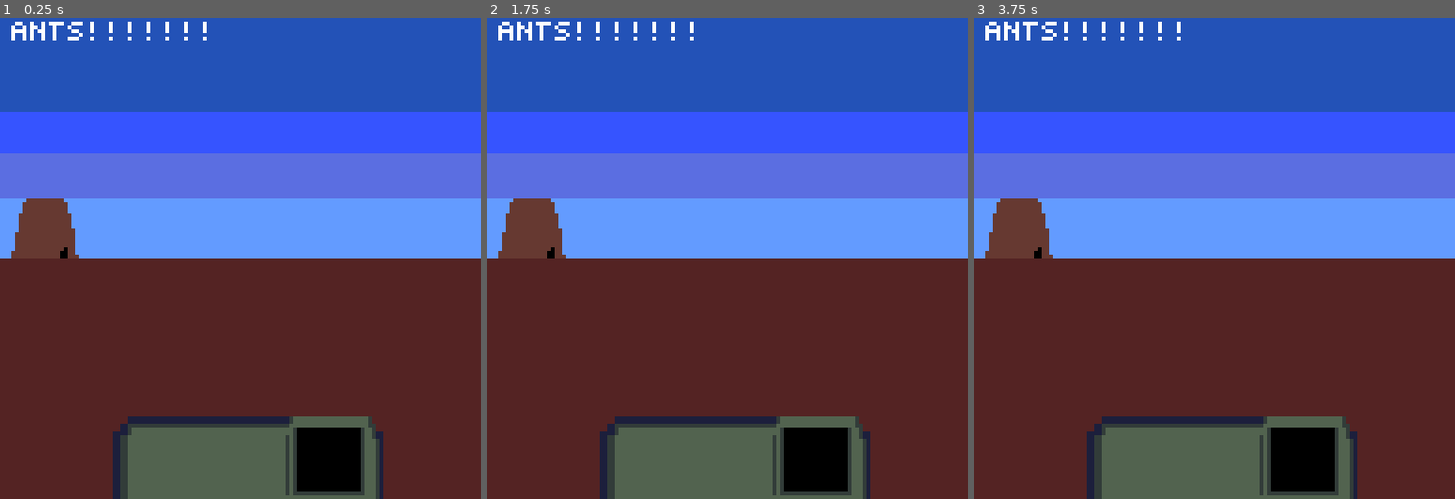
Above: before the commit, frames 1-3 (left to right).
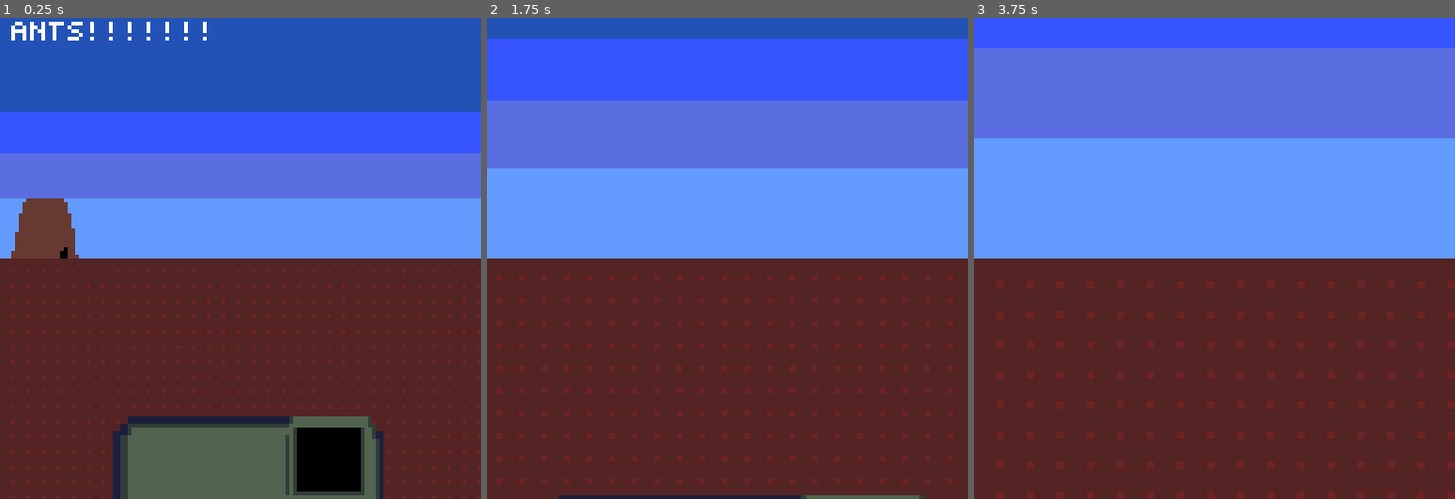
Above: after the commit, the same moments.

Repository: DylanLem/LD56-tinycreatures
Game: Godot game, scene res://main.tscn
Same seed, same stepped clock (60 frames per second), same inputs: the game is played once before the commit and once after it.
Inputs (mouse positions are in pixels of both pictures, inside the frame that each line leads up to):
- Up to frame 1 (0.25 s): no input
- Up to frame 2 (1.75 s): tap Enter at 0.5 s; move the mouse to (833, 234) at 0.52 s; tap Mouse wheel up (ZoomIn, bound only after the commit) at 0.6, 1.55 s; tap Mouse wheel down (ZoomOut, bound only after the commit) at 0.8, 1.35 s; tap Space at 1.25 s; move the mouse to (631, 282) at 1.27 s
- Up to frame 3 (3.75 s): tap Enter at 2, 3.5 s; move the mouse to (1262, 152) at 2.02 s; tap Mouse wheel up (ZoomIn, bound only after the commit) at 2.1, 3.05, 3.6 s; tap Mouse wheel down (ZoomOut, bound only after the commit) at 2.3, 2.85 s; tap Space at 2.75 s; move the mouse to (1190, 354) at 2.77 s; move the mouse to (1358, 330) at 3.52 s

The runs differ from the first frame. In frame 1, 2.5% of the frame differs, in the area x 2-100%, y 52-100%; in frame 2, 44%; in frame 3, 51%, in the area x 0-100%, y 0-100%.

Commit message:
added camera

Diff:
--- /dev/null
+++ b/camera.gd
@@ -0,0 +1,33 @@
+extends Camera2D
+
+var min_zoom:float = 1.0;
+var max_zoom:float = 4.0;
+
+var zoom_factor:float = 0.25;
+var current_zoom:float = 1.0;
+
+# Called when the node enters the scene tree for the first time.
+func _ready() -> void:
+	pass # Replace with function body.
+
+
+# Called every frame. 'delta' is the elapsed time since the previous frame.
+func _process(delta: float) -> void:
+	pass
+
+func do_zoom(direction: bool)-> void:
+	if(direction):
+		current_zoom += zoom_factor;
+	else:
+		current_zoom -= zoom_factor;
+
+	current_zoom = clampf(current_zoom, min_zoom, max_zoom)
+	set_zoom(Vector2(current_zoom,current_zoom));
+
+
+func _unhandled_input(event: InputEvent) -> void:
+	if event.is_action("ZoomIn"):
+		print("yellow")
+		do_zoom(true);
+	if event.is_action("ZoomOut"):
+		do_zoom(false);
--- /dev/null
+++ b/camera.tscn
@@ -0,0 +1,6 @@
+[gd_scene load_steps=2 format=3 uid="uid://bx600irlpigjt"]
+
+[ext_resource type="Script" path="res://camera.gd" id="1_rspk5"]
+
+[node name="Camera" type="Camera2D"]
+script = ExtResource("1_rspk5")
--- a/grid.gd
+++ b/grid.gd
@@ -1,4 +1,4 @@
-extends Node2D
+class_name Grid extends Node2D
 
 enum Direction {North, South, East, West}
 
--- /dev/null
+++ b/gridmaker.gdshader
@@ -0,0 +1,24 @@
+shader_type canvas_item;
+const int cell_buffer = 1;
+const int cell_size = 3;
+
+
+void vertex() {
+	// Called for every vertex the material is visible on.
+}
+
+void fragment() {
+	vec2 pixel_scale = 1./vec2(textureSize(TEXTURE,0));
+
+	if( (int(UV.x * float(textureSize(TEXTURE,0).x)) + 1) % 4 == 0  && (int(UV.y * float(textureSize(TEXTURE,0).y)) + 1) % 4 == 0){
+		COLOR.r += 0.1;
+	}
+
+
+	// Called for every pixel the material is visible on.
+}
+
+//void light() {
+	// Called for every pixel for every light affecting the material.
+	// Uncomment to replace the default light processing function with this one.
+//}
--- /dev/null
+++ b/main.gd
@@ -0,0 +1,14 @@
+extends Node2D
+
+var mouse_pos: Vector2;
+var grid: Grid;
+# Called when the node enters the scene tree for the first time.
+func _ready() -> void:
+	grid = get_node("Grid");
+	print(grid.position);
+	pass # Replace with function body.
+
+
+# Called every frame. 'delta' is the elapsed time since the previous frame.
+func _process(delta: float) -> void:
+	pass
--- a/main.tscn
+++ b/main.tscn
@@ -1,24 +1,32 @@
-[gd_scene load_steps=7 format=3 uid="uid://cv64bg47j3ejo"]
+[gd_scene load_steps=11 format=3 uid="uid://cv64bg47j3ejo"]
 
+[ext_resource type="Script" path="res://main.gd" id="1_dnx4c"]
 [ext_resource type="Texture2D" uid="uid://hv4io5eyw7lq" path="res://sky.png" id="1_jnoyr"]
 [ext_resource type="Texture2D" uid="uid://dkukk83g0hwly" path="res://dirt.png" id="2_gp2cb"]
 [ext_resource type="Texture2D" uid="uid://bn4ip07mm3fhf" path="res://anthill.png" id="3_0c8sv"]
+[ext_resource type="Shader" path="res://gridmaker.gdshader" id="3_4lkvg"]
 [ext_resource type="PackedScene" uid="uid://joq7hokqwy4i" path="res://grid.tscn" id="3_d0j5q"]
 [ext_resource type="FontFile" uid="uid://dn6s86gj5ug1j" path="res://furphyTinyMono.ttf" id="5_uek4t"]
-[ext_resource type="Texture2D" uid="uid://cf0jiveoyt86" path="res://purchase_display.png" id="6_n8w8l"]
+[ext_resource type="PackedScene" uid="uid://dxj3ute5vy1k6" path="res://purchase_display.tscn" id="6_5jpi7"]
+[ext_resource type="PackedScene" uid="uid://bx600irlpigjt" path="res://camera.tscn" id="9_6tpey"]
+
+[sub_resource type="ShaderMaterial" id="ShaderMaterial_5nwcm"]
+shader = ExtResource("3_4lkvg")
 
 [node name="Main" type="Node2D"]
+script = ExtResource("1_dnx4c")
 
 [node name="Sky" type="Sprite2D" parent="."]
 position = Vector2(64, 32)
 texture = ExtResource("1_jnoyr")
 
 [node name="Dirt" type="Sprite2D" parent="."]
+material = SubResource("ShaderMaterial_5nwcm")
 position = Vector2(64, 96)
 texture = ExtResource("2_gp2cb")
 
 [node name="Grid" parent="." instance=ExtResource("3_d0j5q")]
-position = Vector2(0, 96)
+position = Vector2(0, 64)
 
 [node name="Label" type="Label" parent="."]
 offset_left = 3.0
@@ -34,6 +42,7 @@
 position = Vector2(12, 56)
 texture = ExtResource("3_0c8sv")
 
-[node name="PurchaseDisplay" type="Sprite2D" parent="."]
-position = Vector2(66, 117)
-texture = ExtResource("6_n8w8l")
+[node name="PurchaseDisplay" parent="." instance=ExtResource("6_5jpi7")]
+
+[node name="Camera" parent="." instance=ExtResource("9_6tpey")]
+position = Vector2(64, 64)
--- a/project.godot
+++ b/project.godot
@@ -28,6 +28,19 @@
 theme/custom_font="res://furphyTinyMono.ttf"
 theme/default_font_antialiasing=2
 
+[input]
+
+ZoomIn={
+"deadzone": 0.5,
+"events": [Object(InputEventMouseButton,"resource_local_to_scene":false,"resource_name":"","device":-1,"window_id":0,"alt_pressed":false,"shift_pressed":false,"ctrl_pressed":false,"meta_pressed":false,"button_mask":0,"position":Vector2(0, 0),"global_position":Vector2(0, 0),"factor":1.0,"button_index":4,"canceled":false,"pressed":false,"double_click":false,"script":null)
+]
+}
+ZoomOut={
+"deadzone": 0.5,
+"events": [Object(InputEventMouseButton,"resource_local_to_scene":false,"resource_name":"","device":-1,"window_id":0,"alt_pressed":false,"shift_pressed":false,"ctrl_pressed":false,"meta_pressed":false,"button_mask":0,"position":Vector2(0, 0),"global_position":Vector2(0, 0),"factor":1.0,"button_index":5,"canceled":false,"pressed":false,"double_click":false,"script":null)
+]
+}
+
 [rendering]
 
 textures/canvas_textures/default_texture_filter=0
--- /dev/null
+++ b/purchase_display.gd
@@ -0,0 +1,12 @@
+extends Sprite2D
+
+enum Shape {}
+
+# Called when the node enters the scene tree for the first time.
+func _ready() -> void:
+	pass # Replace with function body.
+
+
+# Called every frame. 'delta' is the elapsed time since the previous frame.
+func _process(delta: float) -> void:
+	pass
--- /dev/null
+++ b/purchase_display.tscn
@@ -0,0 +1,9 @@
+[gd_scene load_steps=3 format=3 uid="uid://dxj3ute5vy1k6"]
+
+[ext_resource type="Texture2D" uid="uid://cf0jiveoyt86" path="res://purchase_display.png" id="1_5fbtt"]
+[ext_resource type="Script" path="res://purchase_display.gd" id="2_lli6v"]
+
+[node name="PurchaseDisplay" type="Sprite2D"]
+position = Vector2(66, 117)
+texture = ExtResource("1_5fbtt")
+script = ExtResource("2_lli6v")
